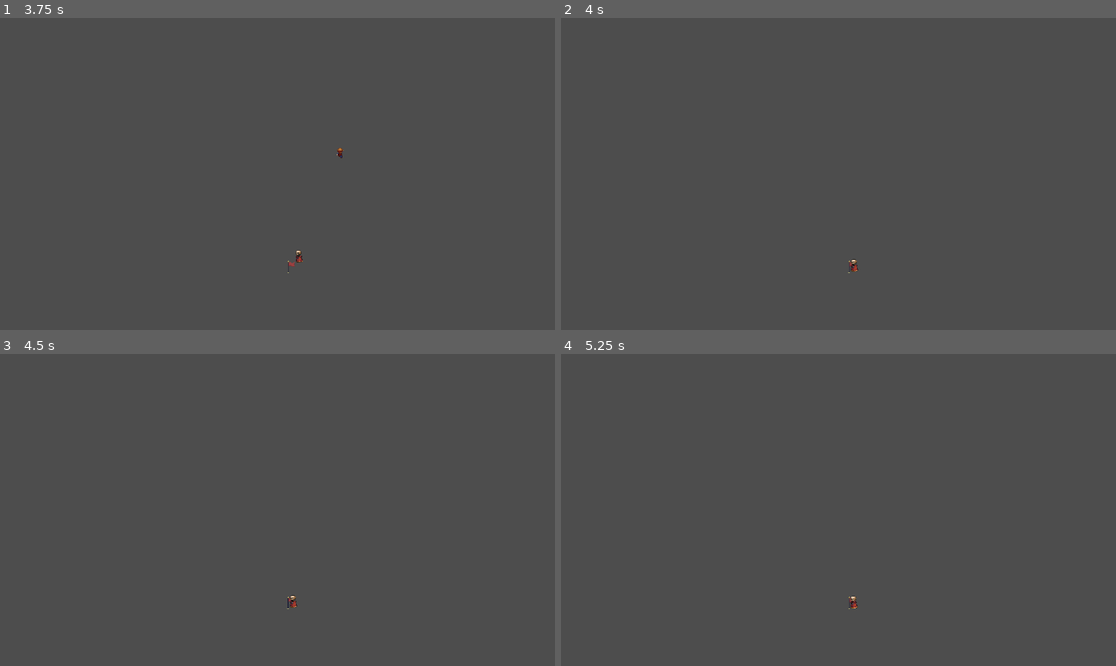
Above: before the commit, frames 1-4 (two rows, left to right).
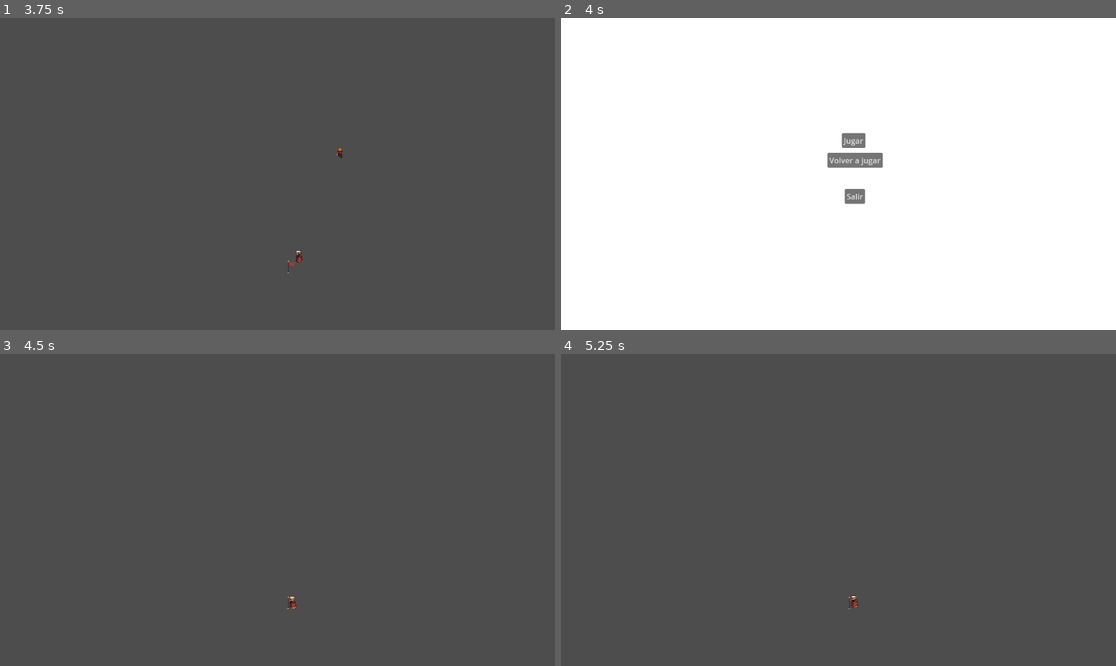
Above: after the commit, the same moments.

Repository: FacundoTupacMM/tpmotores
Game: Godot game, scene res://Escenas/main.tscn
Same seed, same stepped clock (60 frames per second), same inputs: the game is played once before the commit and once after it. The project has no main scene, so this scene is started directly.
Inputs (mouse positions are in pixels of both pictures, inside the frame that each line leads up to):
- Up to frame 1 (3.75 s): click "Jugar" at 0.5 s; hold Right (ui_right) 1.28-2.03 s; hold Down (ui_down) 2.03-2.78 s; hold Right (ui_right) 2.78-3.53 s; hold Up (ui_up) from 3.53 s (still down)
- Up to frame 2 (4 s): keep holding Up (ui_up)
- Up to frame 3 (4.5 s): release Up (ui_up) at 4.25 s; click (294, 475) at 4.25 s, where only the run after the commit has a clickable "Jugar"
- Up to frame 4 (5.25 s): tap Enter at 5 s; hold Left (ui_left) from 5.03 s (still down)

Frame 1 is identical in both runs. In frame 2, 100% of the frame differs, in the area x 0-100%, y 0-100%; in frame 3, less than 0.1%; in frame 4, less than 0.1%.

Commit message:
Agrego botones rejugar y salir

Diff:
--- a/tpmotores_scipioni_martinez/Escenas/main.tscn
+++ b/tpmotores_scipioni_martinez/Escenas/main.tscn
@@ -24,3 +24,5 @@
 [connection signal="gana" from="Bandera" to="." method="_on_bandera_gana"]
 [connection signal="pierde" from="Bandera" to="." method="_on_bandera_pierde"]
 [connection signal="jugar" from="Menu" to="." method="_on_menu_jugar"]
+[connection signal="rejugar" from="Menu" to="." method="_on_menu_rejugar"]
+[connection signal="salir" from="Menu" to="." method="_on_menu_salir"]
--- a/tpmotores_scipioni_martinez/Scripts/main.gd
+++ b/tpmotores_scipioni_martinez/Scripts/main.gd
@@ -9,11 +9,24 @@
 	$Menu.visible = false
 	pass
 
-func _on_bandera_gana() -> void:
+func _on_bandera_gana():
 	$Enemigo.queue_free()
 	$Bandera.queue_free()
+	get_tree().paused = true
+	$Menu.visible = true
 	pass
 
-func _on_bandera_pierde() -> void:
+func _on_bandera_pierde():
 	$Personaje.queue_free()
+	get_tree().paused = true
+	$Menu.visible = true
 	pass
+
+func _on_menu_rejugar():
+	get_tree().paused = false
+	$Menu.visible = false
+	pass
+
+func _on_menu_salir():
+	get_tree().quit()
+	pass
